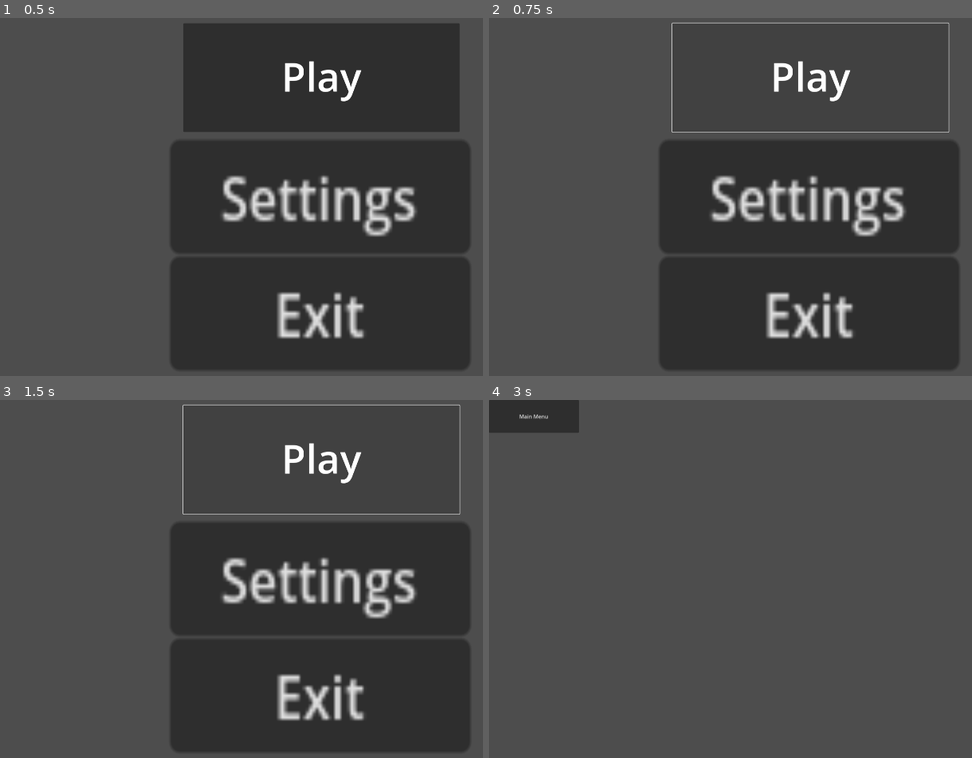
Above: before the commit, frames 1-4 (two rows, left to right).
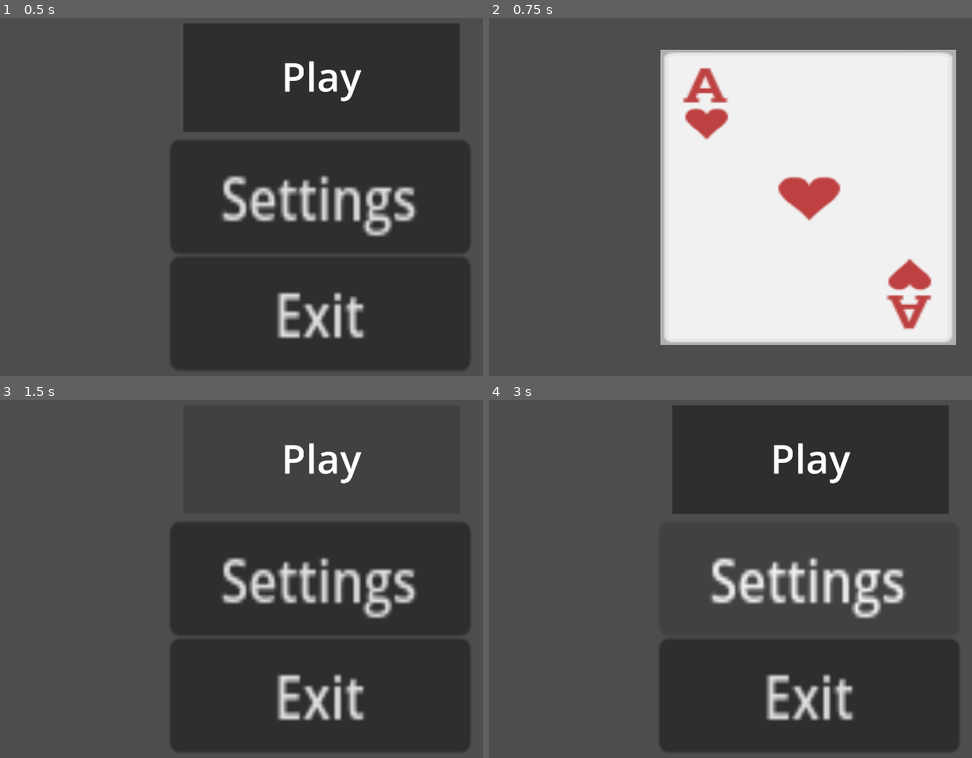
Above: after the commit, the same moments.

Repository: pandorasNox/rhuno
Game: Godot game, scene res://scenes/main_menu.tscn
Two runs of this game, one before a commit and one after it. Both use one fixed random seed, a clock stepped at 60 frames per second and the inputs below.
Inputs (mouse positions are in pixels of both pictures, inside the frame that each line leads up to):
- Up to frame 1 (0.5 s): no input
- Up to frame 2 (0.75 s): click "Play" at 0.5 s
- Up to frame 3 (1.5 s): click (323, 460) at 1.25 s, where only the run before the commit has a clickable "Play"
- Up to frame 4 (3 s): click "Play" at 2 s; click (807, 579) at 2.75 s, where only the run before the commit has a clickable "Settings"

Frame 1 is identical in both runs. In frame 2, 55% of the frame differs, in the area x 35-98%, y 1-99%; in frame 3, 0.4%; in frame 4, 41%.

Commit message:
feat + fix: add scene switch in 3D space + fix crashes by using defer

Diff:
--- /dev/null
+++ b/scenes/example_click_node_3d.tscn
@@ -0,0 +1,31 @@
+[gd_scene load_steps=5 format=3 uid="uid://bem5ui8b571vt"]
+
+[ext_resource type="Script" uid="uid://d3fxh7owoq2ci" path="res://scripts/card_3d.gd" id="1_bh343"]
+[ext_resource type="Material" uid="uid://cpqjx0fldpmyt" path="res://example/materials/heart-14.tres" id="1_wvooj"]
+
+[sub_resource type="PlaneMesh" id="PlaneMesh_wvooj"]
+
+[sub_resource type="BoxShape3D" id="BoxShape3D_5o45k"]
+size = Vector3(2.03723, 0.0603027, 2.04419)
+
+[node name="Node3D" type="Node3D"]
+
+[node name="DirectionalLight3D" type="DirectionalLight3D" parent="."]
+transform = Transform3D(-0.866023, -0.433016, 0.250001, 0, 0.499998, 0.866027, -0.500003, 0.749999, -0.43301, 0, 0, 0)
+shadow_enabled = true
+
+[node name="Camera3D" type="Camera3D" parent="."]
+transform = Transform3D(1, 0, 0, 0, -4.37114e-08, 1, 0, -1, -4.37114e-08, 0, 1.57453, 0)
+
+[node name="Card3d" type="MeshInstance3D" parent="."]
+mesh = SubResource("PlaneMesh_wvooj")
+surface_material_override/0 = ExtResource("1_wvooj")
+script = ExtResource("1_bh343")
+
+[node name="Area3D" type="Area3D" parent="Card3d"]
+
+[node name="CollisionShape3D" type="CollisionShape3D" parent="Card3d/Area3D"]
+transform = Transform3D(1, 0, 0, 0, 1, 0, 0, 0, 1, 0.0010376, 0.00256348, 0.0020752)
+shape = SubResource("BoxShape3D_5o45k")
+
+[connection signal="input_event" from="Card3d/Area3D" to="Card3d" method="_on_area_3d_input_event"]
--- a/scenes/main_menu.tscn
+++ b/scenes/main_menu.tscn
@@ -11,7 +11,7 @@
 [node name="CanvasLayer" type="CanvasLayer" parent="."]
 
 [node name="HBoxContainer" type="HBoxContainer" parent="CanvasLayer"]
-anchors_preset = -1
+anchors_preset = 13
 anchor_left = 0.5
 anchor_right = 0.5
 anchor_bottom = 1.0
@@ -70,3 +70,4 @@
 
 [connection signal="pressed" from="CanvasLayer/HBoxContainer/ButtonManager/Settings" to="." method="_on_scene_two_pressed"]
 [connection signal="pressed" from="CanvasLayer/HBoxContainer/ButtonManager/Exit" to="." method="_on_exit_pressed"]
+[connection signal="pressed" from="CanvasLayer/HBoxContainer/ButtonManager/Button" to="." method="_on_button_pressed"]
--- /dev/null
+++ b/scripts/card_3d.gd
@@ -0,0 +1,42 @@
+extends MeshInstance3D
+
+var is_switching := false
+
+func _on_area_3d_input_event(_camera: Node, event: InputEvent, _event_position: Vector3, _normal: Vector3, _shape_idx: int) -> void:
+	if not is_instance_valid(self):
+		return
+
+	call_deferred("_handle_input_event", event)
+
+func _handle_input_event(event) -> void:
+	print("Area3D _on_area_3d_input_event")
+
+	if event is not InputEventMouseButton:
+		print("hit check InputEventMouseButton")
+		return
+	print("after check InputEventMouseButton")
+
+	if not event.pressed:
+		print("hit check event.pressed")
+		return
+	print("after check event.pressed")
+
+
+	if not event.button_index == MOUSE_BUTTON_LEFT:
+		return
+	print("after check event.button_index == MOUSE_BUTTON_LEFT")
+
+	print("Object clicked")
+
+	if not is_instance_valid(get_tree()):
+		return
+
+	print("before scene switch")
+	if is_switching:
+		return
+	is_switching = true
+
+	var result = get_tree().change_scene_to_file("res://scenes/main_menu.tscn")
+	if result != OK:
+		print("Scene change failed with error code: ", result)
+	print("after scene switch")
--- a/scripts/main_menu.gd
+++ b/scripts/main_menu.gd
@@ -3,8 +3,20 @@
 func _ready() -> void:
 	pass
 
-func _process(delta: float) -> void:
+func _process(_delta: float) -> void:
 	pass
+
+var is_switching := false
+
+func _on_button_pressed() -> void:
+	print("before scene switch to play")
+	if is_switching:
+		return
+	is_switching = true
+
+	get_tree().change_scene_to_file("res://scenes/example_click_node_3d.tscn")
+	print("before scene switch to play")
+	pass # Replace with function body.
 
 func _on_scene_two_pressed() -> void:
 	get_tree().change_scene_to_file("res://scenes/settings.tscn")
Not shown, added: scripts/card_3d.gd.uid
